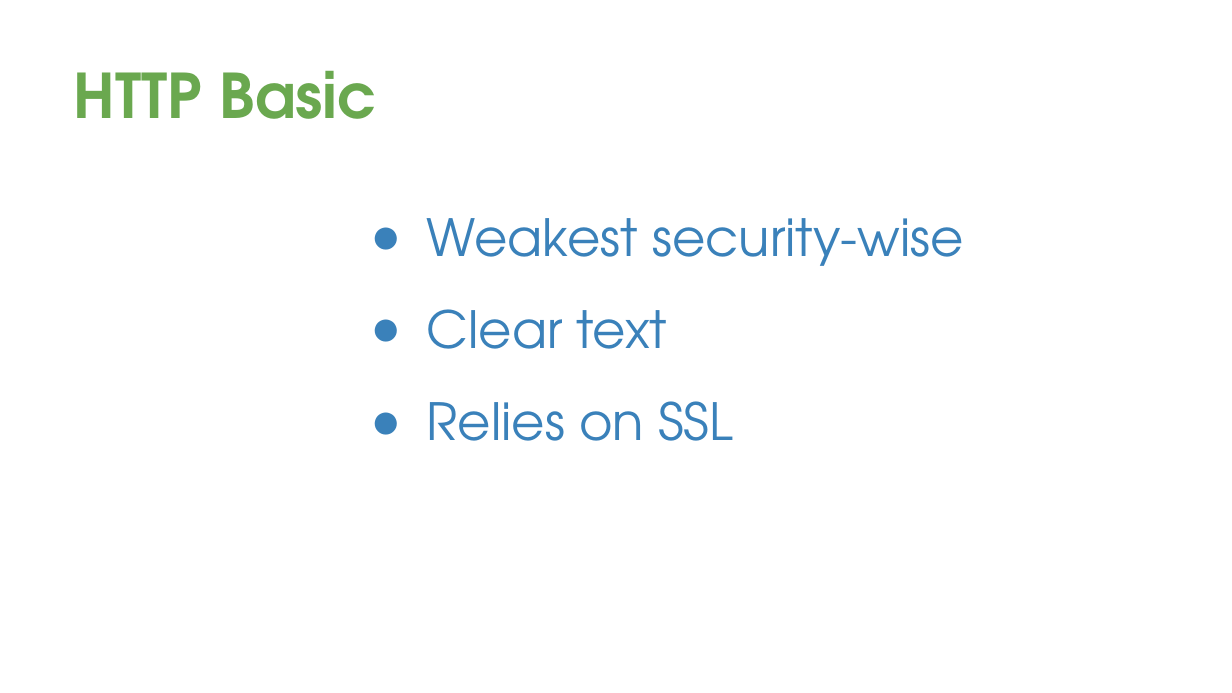
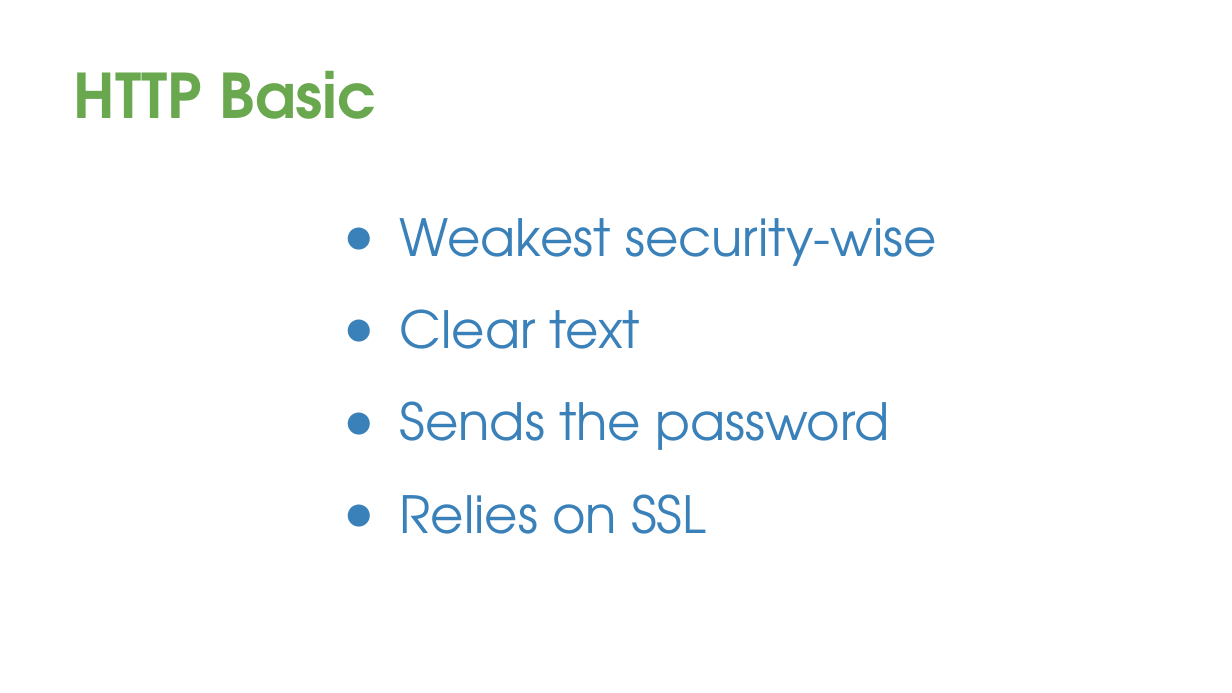
Before and after one commit to davetrux/gdgmidevfest-2017, a slide deck: slide 12 of MobileAuthWebWorld.pptx (slide 11 before the commit). Drawn at 1232x693 pixels with LibreOffice and Linux fonts; fonts in the diff are those of the drawing; background and template pictures are left out. Boxes give left, top, right and bottom in pixels: in the first picture for what was removed or moved away, otherwise in the second. Text is boxed around its words. In the diff, an @@ line names an element or a change of style, - is before the commit and + after.

```diff
--- a/MobileAuthWebWorld.pptx
+++ b/MobileAuthWebWorld.pptx
@@ text "Weakest security-wise": place and size @@
-text "Weakest security-wise" at box(427, 218, 963, 441)
+text "Weakest security-wise" at box(400, 218, 936, 534)
@@ text at box(400, 401, 889, 450): paragraph added @@
+● Sends the password
```
Also in this commit, not shown: 11 other slides changed, 5 slides added, 1 slide removed.
